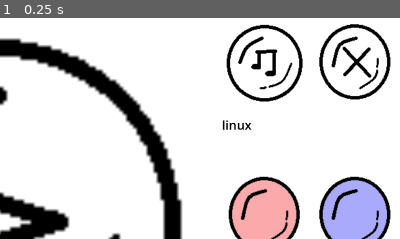
Above: before the commit, frame 1.
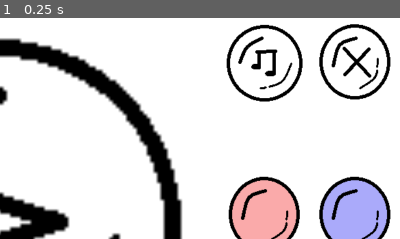
Above: after the commit, the same moment.

Repository: EmilioKolo/globalgamejam2025
Game: Godot game, scene res://scenes/menu.tscn
The game is run twice, just before and just after one commit, with the same random seed, the same clock (stepped at 60 frames per second) and the same inputs.
Inputs:
- Up to frame 1 (0.25 s): no input
The pictures show only the part of the screen within x 50-100%, y 0-50%; the shares and areas given below are measured in that part.

The runs differ from the first frame. In frame 1, 0.2% of the frame differs, in the area x 55-63%, y 46-51%.

Commit message:
First attempt at fixing exit button on web

Diff:
--- a/scenes/menu.tscn
+++ b/scenes/menu.tscn
@@ -255,6 +255,7 @@
 size_flags_stretch_ratio = 0.5
 
 [node name="debug_label" type="Label" parent="columns/right_panel1/pad"]
+custom_minimum_size = Vector2(100, 40)
 layout_mode = 1
 anchors_preset = 15
 anchor_right = 1.0
--- a/scripts/global.gd
+++ b/scripts/global.gd
@@ -3,6 +3,8 @@
 
 # Control variables
 var mute_bool = false
+# System variables
+var os_name = ''
 # Bubble variables
 var pop_total:int = 0
 var pop_unspent:int = 0
@@ -21,6 +23,9 @@
 var autopopper_freq = 5.0
 var autopopper_timer = 10.0/autopopper_freq
 
+
+func _ready():
+	os_name = OS.get_name().to_lower()
 
 func toggle_mute():
 	mute_bool = !mute_bool
--- a/scripts/menu.gd
+++ b/scripts/menu.gd
@@ -6,9 +6,10 @@
 
 var code = ''
 const CORRECT_CODE = '466854'
+var web_play:bool = false
 
 func _ready() -> void:
-	_flash_message(OS.get_name().to_lower())
+	web_play = Global.os_name == 'web'
 	SignalBus.resize_screen.emit()
 
 func _process(_delta: float) -> void:
@@ -61,7 +62,10 @@
 	change_scene('play')
 
 func _on_exit_pressed() -> void:
-	get_tree().quit()
+	if web_play:
+		get_tree().change_scene_to_file("res://scenes/menu.tscn")
+	else:
+		get_tree().quit()
 
 func _on_mute_pressed() -> void:
 	Global.toggle_mute()
